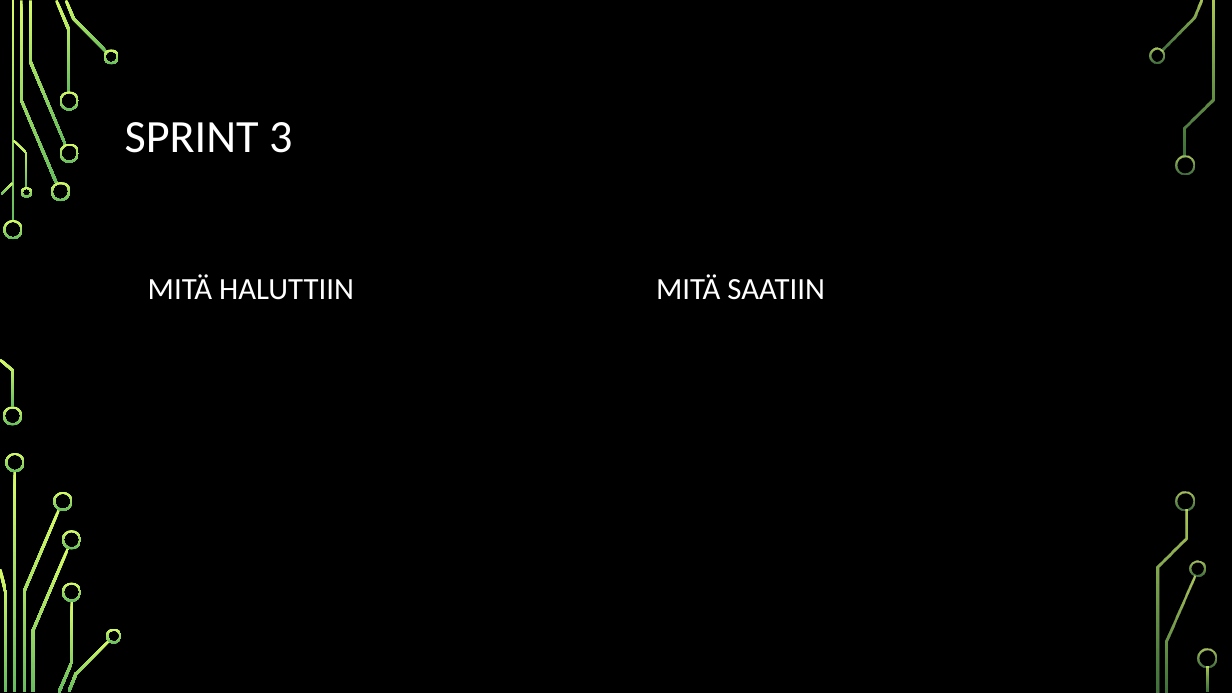
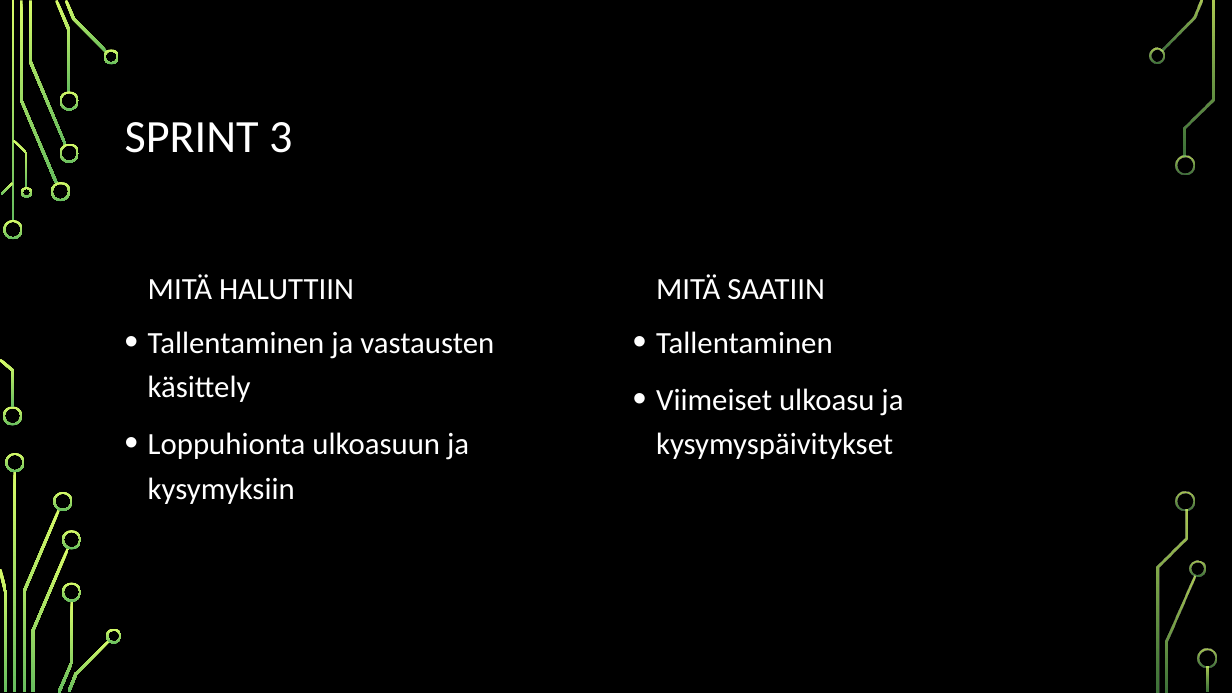
Before and after one commit to juliuspartanen/Reiska-1.1, a slide deck: slide 4 of PP-reiskat.pptx. Drawn at 1232x693 pixels with LibreOffice and Linux fonts; fonts in the diff are those of the drawing; background and template pictures are left out. Boxes give left, top, right and bottom in pixels: in the first picture for what was removed or moved away, otherwise in the second. Text is boxed around its words. In the diff, an @@ line names an element or a change of style, - is before the commit and + after.

```diff
--- a/PP-reiskat.pptx
+++ b/PP-reiskat.pptx
@@ text added at box(148, 331, 494, 504), 24 pt, text #FFFFFF @@
+• Tallentaminen ja vastausten käsittely
+• Loppuhionta ulkoasuun ja kysymyksiin
@@ text added at box(656, 331, 903, 459), 24 pt, text #FFFFFF @@
+• Tallentaminen
+• Viimeiset ulkoasu ja kysymyspäivitykset
```
Also in this commit, not shown: 4 other slides changed, 2 slides removed.
